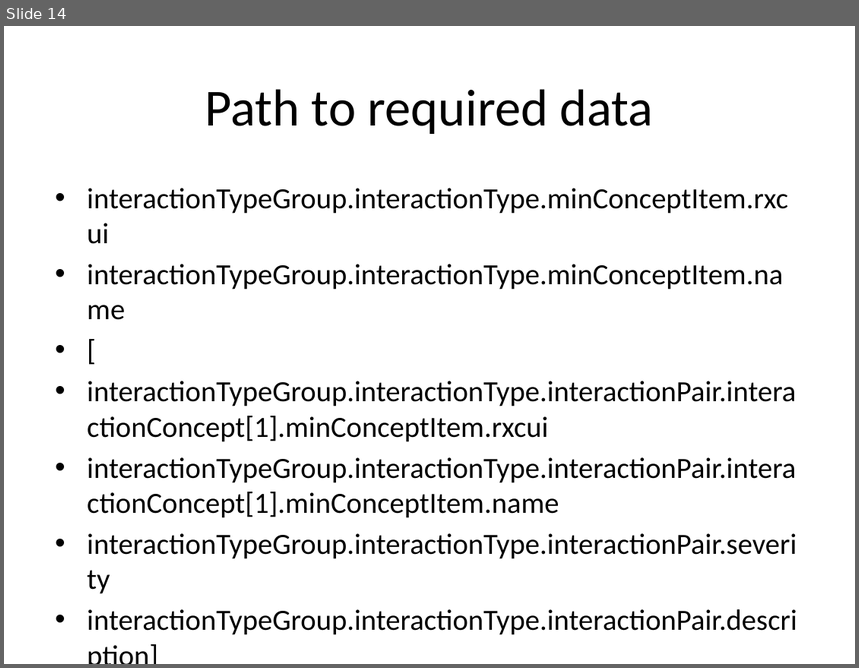
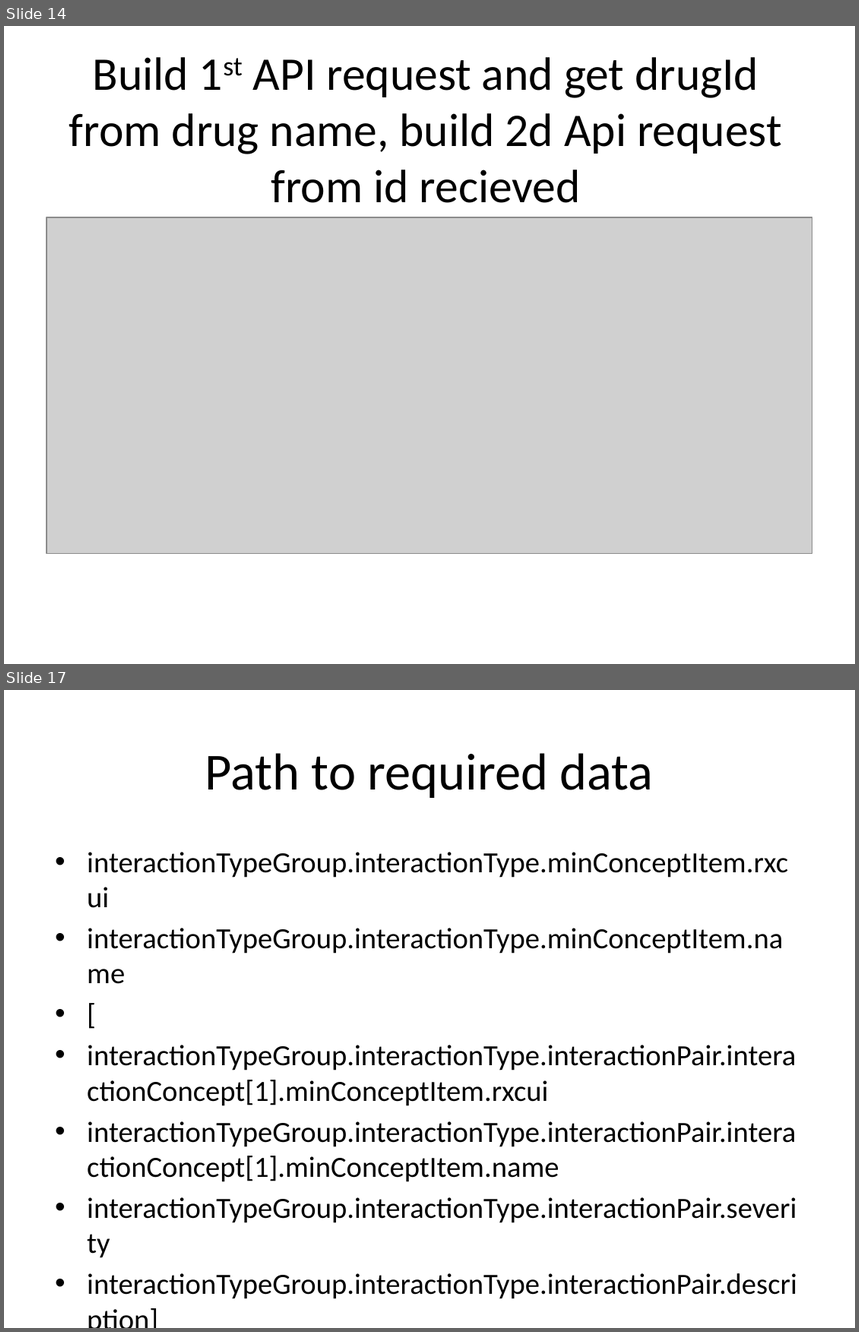
Before and after one commit to katkovOlga/nayaProject, a slide deck: FinalProject.pptx. Shown one above the other, each under a label of ours: slide 14 before the commit, slides 14 and 17 after it; the slides between them are not shown. The pictures are 859x668 and 859x1332 pixels, drawn with LibreOffice and Linux fonts; fonts in the diff are those of the drawing; grey boxes stand for pictures. Boxes give left, top, right and bottom in pixels: in the first picture for what was removed or moved away, otherwise in the second. Text is boxed around its words. In the diff, an @@ line names an element or a change of style, - is before the commit and + after.

```diff
--- a/FinalProject.pptx
+++ b/FinalProject.pptx
@@ slide 14 added at <box>4,26,855,664</box>, background #FFFFFF @@
@@ title added at <box>69,57,782,203</box>, 39.6 pt, text #000000 @@
+Build 1st API request and get drugId from drug name, build 2d Api request from id recieved
@@ picture added at <box>47,218,813,553</box> @@
@@ what was slide 14 is now slide 17 @@
```
Also in this commit, not shown: 3 slides changed, 2 other slides added.
